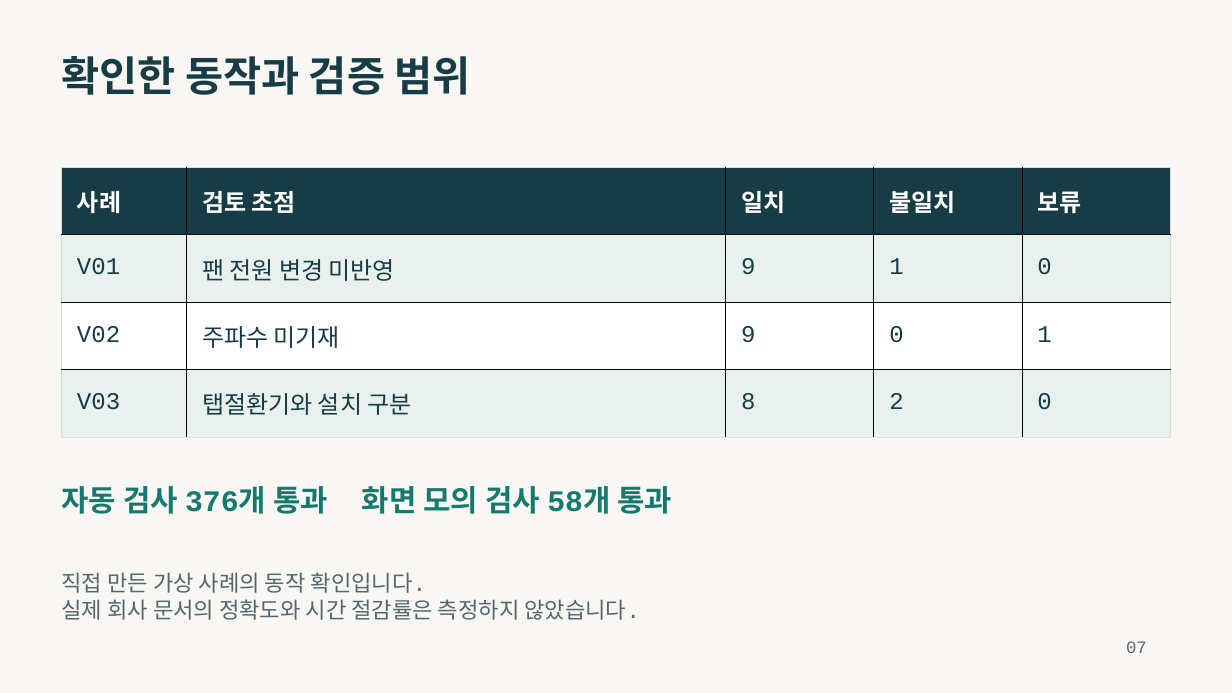
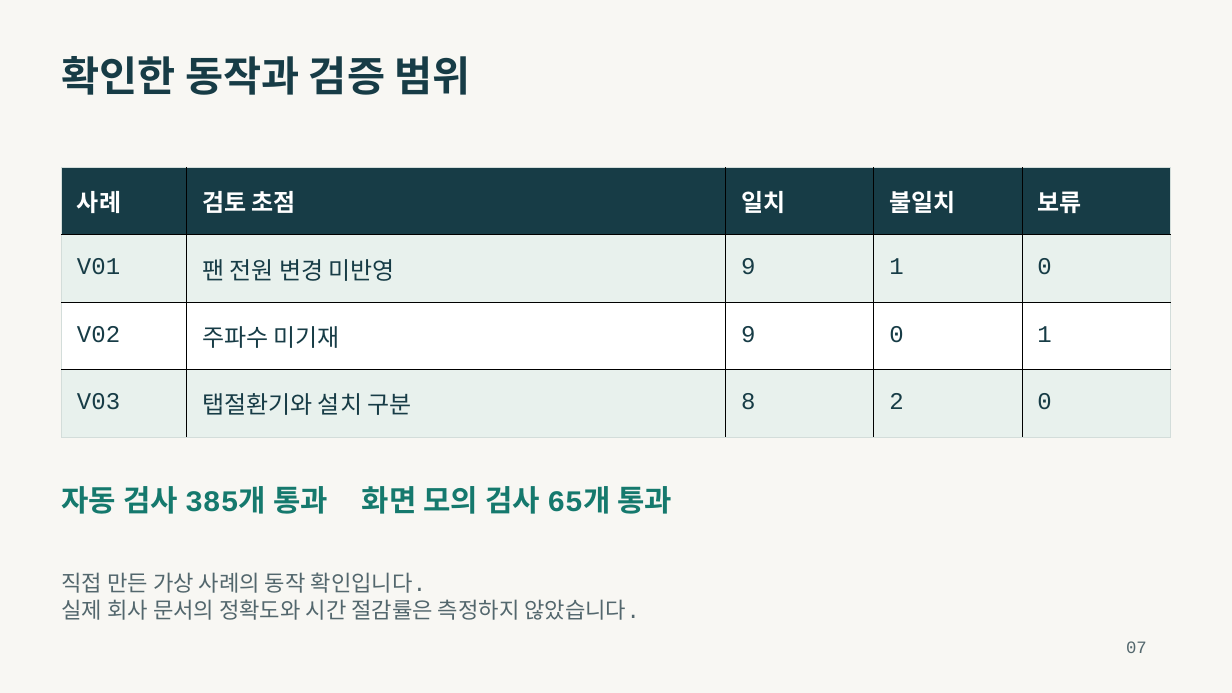
Before and after one commit to seogdo/transformer-spec-review, a slide deck: slide 7 of output/presentations/transformer-spec-review-presentation.pptx. Drawn at 1232x693 pixels with LibreOffice and Linux fonts; fonts in the diff are those of the drawing. Boxes give left, top, right and bottom in pixels: in the first picture for what was removed or moved away, otherwise in the second. Text is boxed around its words. In the diff, an @@ line names an element or a change of style, - is before the commit and + after.

```diff
--- a/output/presentations/transformer-spec-review-presentation.pptx
+++ b/output/presentations/transformer-spec-review-presentation.pptx
@@ text at (62,486,672,514): text changed @@
-자동 검사 376개 통과 화면 모의 검사 58개 통과
+자동 검사 385개 통과 화면 모의 검사 65개 통과
```
Also in this commit, not shown: 2 other slides changed, 13 other files.
